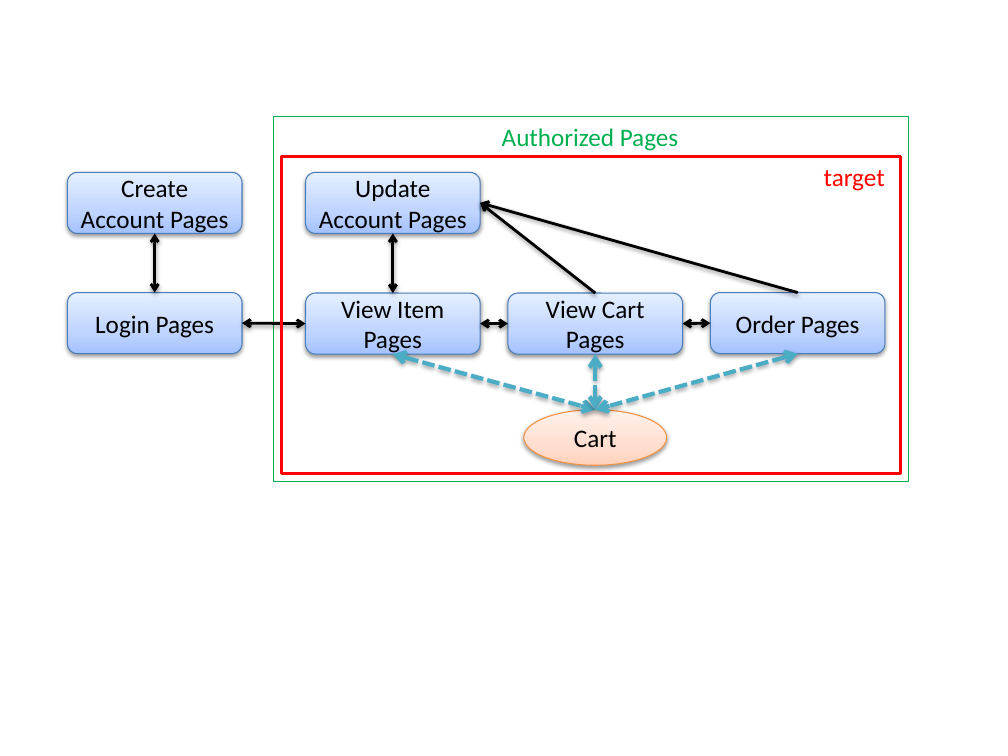
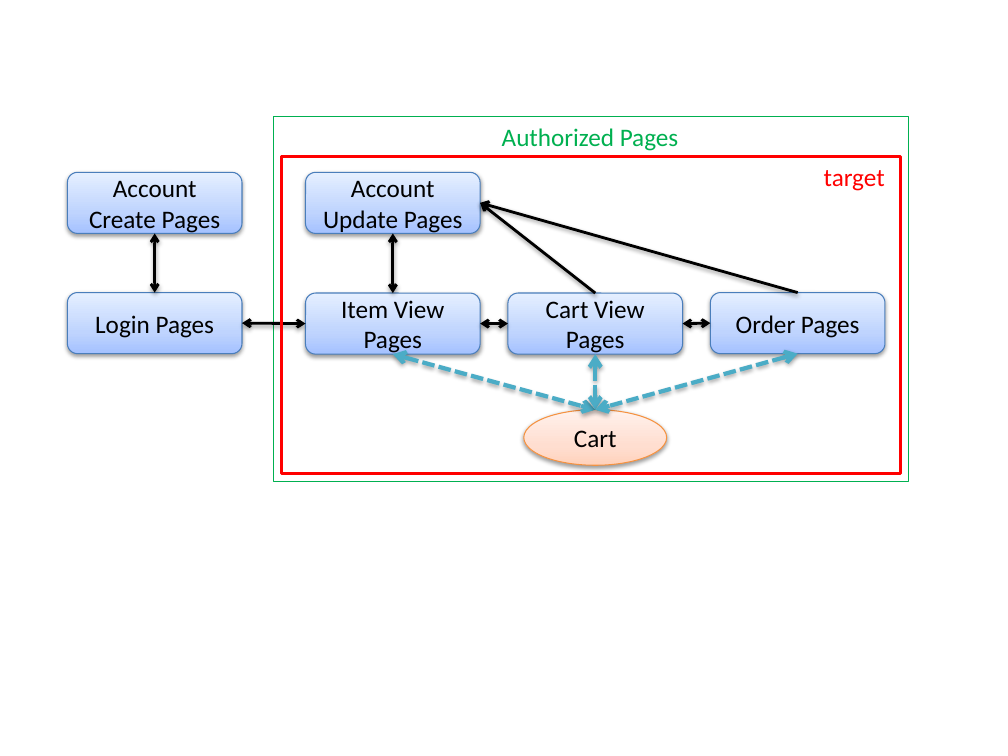
Before and after one commit to ynojima/guideline, a slide deck: slide 1 of source/TutorialSession/images_Session/materialSessionTutorial.pptx. Drawn at 1008x756 pixels with LibreOffice and Linux fonts; fonts in the diff are those of the drawing. Boxes give left, top, right and bottom in pixels: in the first picture for what was removed or moved away, otherwise in the second. Text is boxed around its words. In the diff, an @@ line names an element or a change of style, - is before the commit and + after.

```diff
--- a/source/TutorialSession/images_Session/materialSessionTutorial.pptx
+++ b/source/TutorialSession/images_Session/materialSessionTutorial.pptx
@@ text in rounded rectangle at box(89, 180, 221, 234): text changed @@
-Create Account Pages
+Account Create Pages
@@ text in rounded rectangle at box(323, 180, 463, 234): text changed @@
-Update Account Pages
+Account Update Pages
@@ text in rounded rectangle at box(341, 300, 444, 355): text changed @@
-View Item Pages
+Item View Pages
@@ text in rounded rectangle at box(546, 300, 644, 355): text changed @@
-View Cart Pages
+Cart View Pages
```
Also in this commit, not shown: 2 other slides changed, 4 other files.
